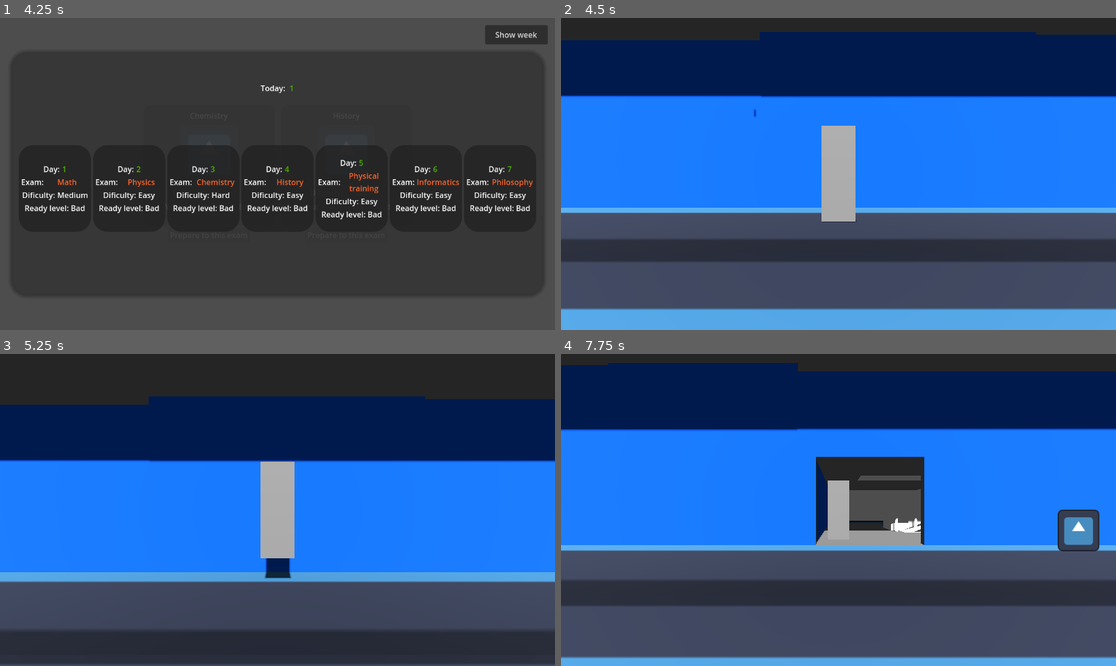
Above: before the commit, frames 1-4 (two rows, left to right).
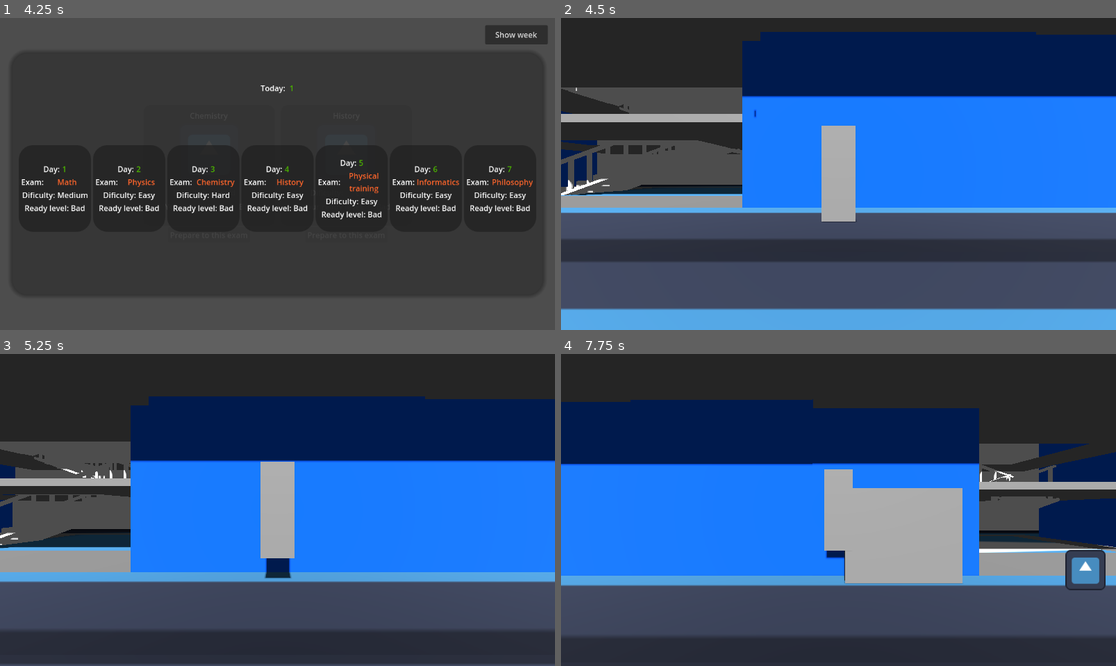
Above: after the commit, the same moments.

Repository: sudo-m3z1m/MakeItBeforeTheTest
Game: Godot game, scene res://Prefabs/UI/main_manu.tscn
Two runs of this game, one before a commit and one after it. Both use one fixed random seed, a clock stepped at 60 frames per second and the inputs below. The engine's default icon, where the game draws it, is replaced by a stand-in: a white triangle on a blue panel in a dark square.
Inputs:
- Up to frame 1 (4.25 s): click "Play!" at 0.5 s; click "Play on computer" at 1.25 s; click "Play on computer" at 2 s; click "Show week" at 2.75 s; click "Prepare to passing exam" at 3.5 s
- Up to frame 2 (4.5 s): click "Prepare to this exam" at 4.25 s
- Up to frame 3 (5.25 s): tap Enter (ui_accept) at 5 s; hold D (Right) from 5.03 s (still down)
- Up to frame 4 (7.75 s): tap Enter (ui_accept) at 5.27, 6.02, 7.52 s; release D (Right) at 5.78 s; hold S (Down) 5.78-6.53 s; hold D (Right) 6.53-7.28 s; hold W (Up) from 7.28 s (still down)

Frame 1 is identical in both runs. In frame 2, 18% of the frame differs, in the area x 0-37%, y 4-61%; in frame 3, 13%; in frame 4, 64%, in the area x 0-100%, y 2-100%.

Commit message:
Remaded stairs front wall

Diff:
--- a/Prefabs/Univercity/upstairs.tscn
+++ b/Prefabs/Univercity/upstairs.tscn
@@ -9,16 +9,16 @@
 
 [node name="Upstairs" type="Node3D"]
 
-[node name="FrontWall" type="CSGBox3D" parent="."]
-transform = Transform3D(1, 0, 0, 0, 1, 0, 0, 0, 1, 0, 2.42331, 3.1845)
-use_collision = true
-size = Vector3(13.1016, 4.60648, 0.150757)
-material = SubResource("StandardMaterial3D_iy3iq")
-
-[node name="CSGBox3D" type="CSGBox3D" parent="FrontWall"]
-transform = Transform3D(1, 0, 0, 0, 1, 0, 0, 0, 1, -4.75735, -1.2193, 0)
+[node name="CSGBox3D" type="CSGBox3D" parent="."]
+transform = Transform3D(1, 0, 0, 0, 1, 0, 0, 0, 1, -4.40487, 1.20401, 3.1845)
 operation = 2
 size = Vector3(2.6665, 2.21979, 1)
+
+[node name="FrontWall" type="CSGBox3D" parent="."]
+transform = Transform3D(1, 0, 0, 0, 1, 0, 0, 0, 1, -4.43404, 2.42331, 3.1845)
+use_collision = true
+size = Vector3(4.23352, 4.60648, 0.150757)
+material = SubResource("StandardMaterial3D_iy3iq")
 
 [node name="FirstFloorCell" type="Node3D" parent="."]
 
